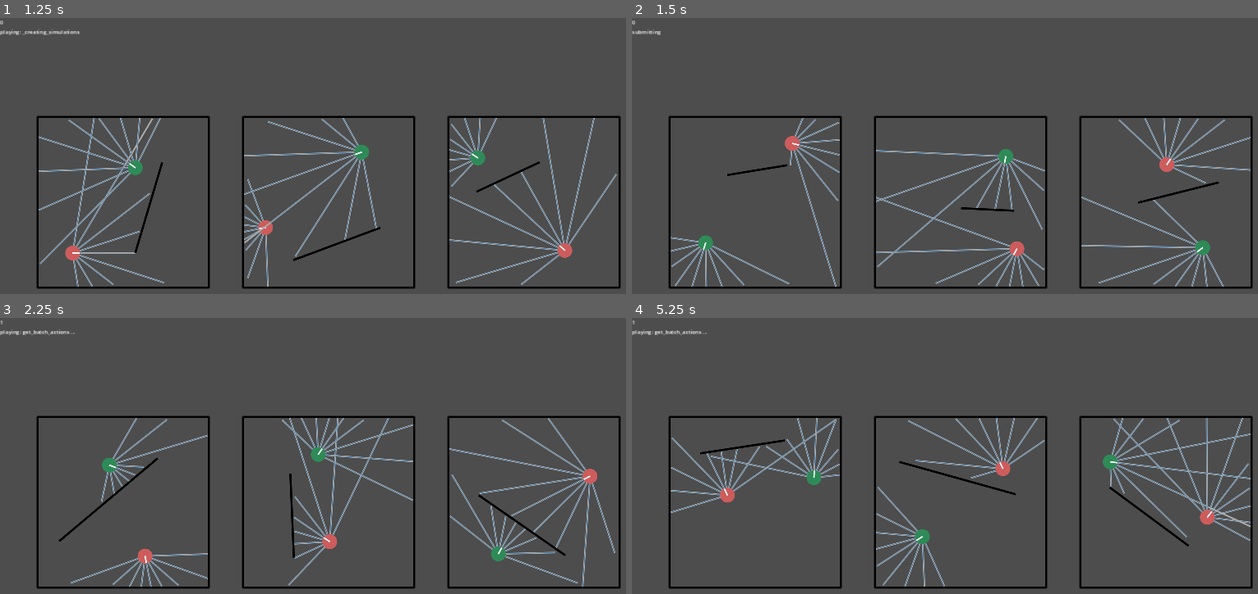
Above: before the commit, frames 1-4 (two rows, left to right).
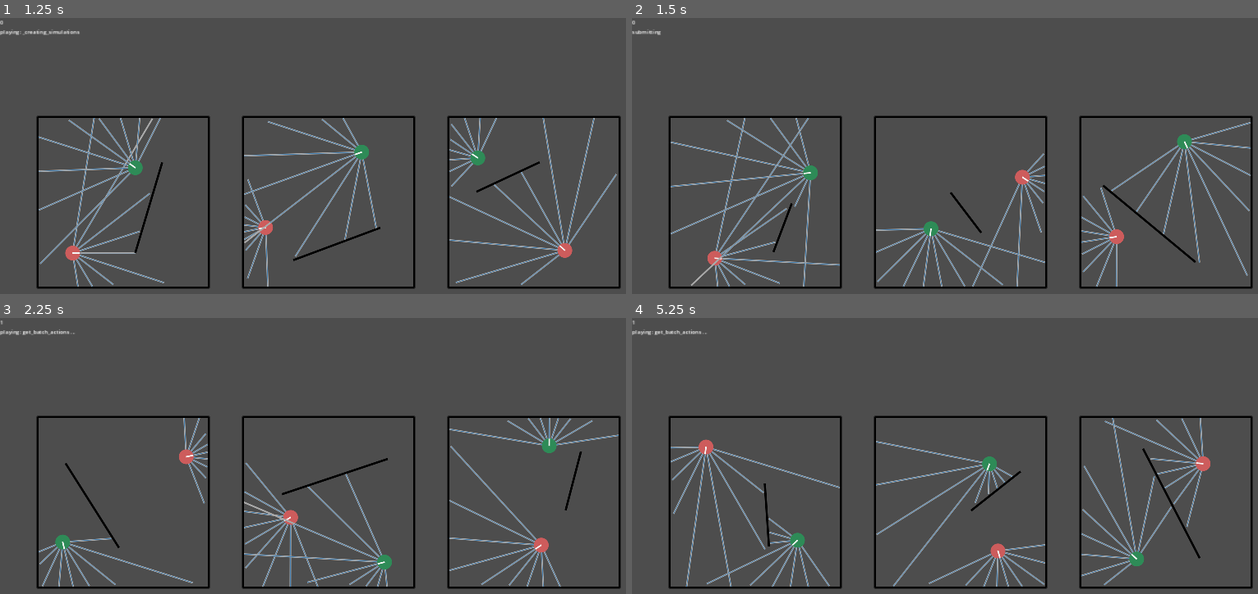
Above: after the commit, the same moments.

Repository: stokatyan/godot-ai
Game: Godot game, scene res://FindCoinGame/FCGEnv.tscn
Two runs of this game, one before a commit and one after it. Both use one fixed random seed, a clock stepped at 60 frames per second and the inputs below.
Inputs:
- Up to frame 1 (1.25 s): tap Enter at 0.5 s; hold D from 0.53 s (still down); hold Enter from 0.53 s (still down)
- Up to frame 2 (1.5 s): tap Space at 1.25 s; release D at 1.28 s; release Enter at 1.28 s; hold S from 1.28 s (still down); tap 2 at 1.35 s
- Up to frame 3 (2.25 s): tap Enter at 2 s; release S at 2.03 s; hold D from 2.03 s (still down); tap 3 at 2.1 s
- Up to frame 4 (5.25 s): tap Space at 2.75, 4.25 s; release D at 2.78 s; hold Up 2.78-3.53 s; tap O at 2.85 s; tap Enter at 3.5, 4.35 s; hold Shift 3.53-4.28 s; hold A 3.53-5.03 s; hold S from 5.03 s (still down); tap 2 at 5.1 s

Frame 1 is identical in both runs. In frame 2, 8.3% of the frame differs, in the area x 6-99%, y 36-98%; in frame 3, 7.7%; in frame 4, 8.2%.
Error in both runs: Cannot call method 'poll' on a null value. (res://AI/AIServerTCP.gd:40)

Commit message:
save a second with 10 less simulations at the same time

Diff:
--- a/godot-ai-client/FindCoinGame/FCGEnv.gd
+++ b/godot-ai-client/FindCoinGame/FCGEnv.gd
@@ -68,7 +68,7 @@
 	return FCGSimulation.new() as FCGSimulation
 
 func get_simulation_count() -> int:
-	return 60
+	return 50
 
 func get_steps_in_round() -> int:
 	return 50
